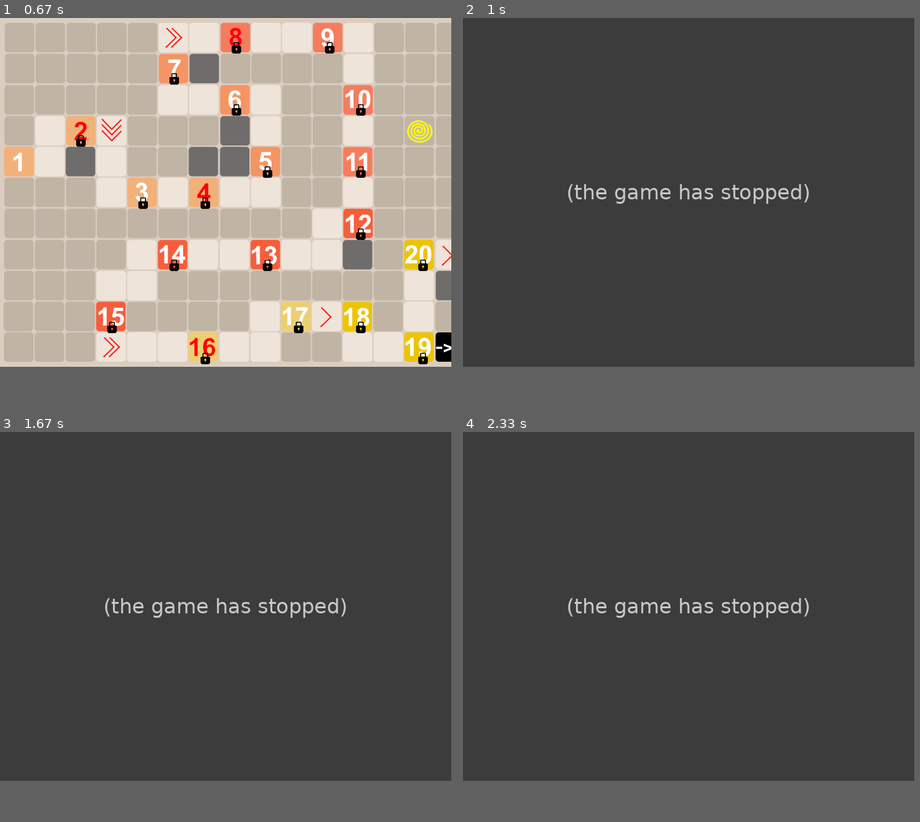
Above: before the commit, frames 1-4 (two rows, left to right).
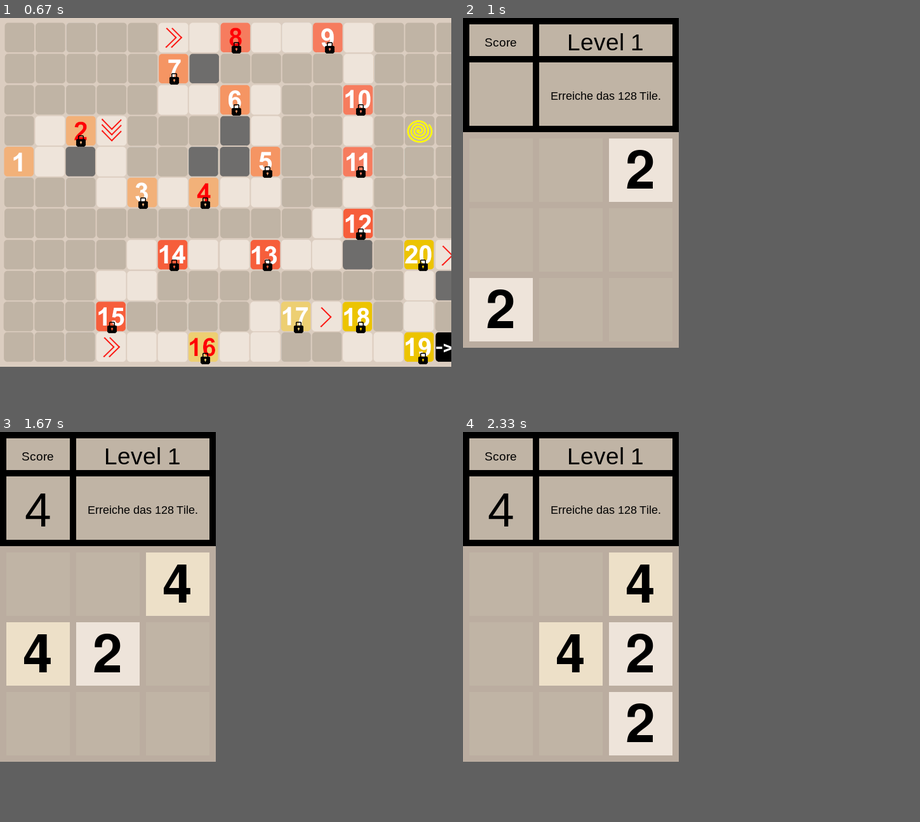
Above: after the commit, the same moments.

Repository: KapitaenKirSche/2048
Game: pygame game, started from main.py
Same seed, same stepped clock (60 frames per second), same inputs: the game is played once before the commit and once after it.
Inputs (mouse positions are in pixels of both pictures, inside the frame that each line leads up to):
- Up to frame 1 (0.67 s): tap Enter at 0.33 s
- Up to frame 2 (1 s): click (481, 162) at 0.72 s
- Up to frame 3 (1.67 s): hold Right 1-1.47 s; hold Up from 1.5 s (still down)
- Up to frame 4 (2.33 s): release Up at 1.8 s; hold Right 1.83-2.3 s
In our replay, in frame 2 the window is 711x550 before the commit and 340x520 after it. These sizes can differ from the game's own. Grey fills any space a smaller window leaves; there, only what the larger window draws over its background counts as a difference.

Frame 1 is identical in both runs. In frame 2, 40% of the frame differs, in the area x 0-76%, y 0-85%; in frame 3, 40%; in frame 4, 40%.
Error before the commit: KeyError: 0 (main.py line 96); the game stopped at 0.72 s (later frames are placeholders)

Commit message:
fixed Bug

Diff:
--- a/main.py
+++ b/main.py
@@ -92,7 +92,7 @@
   #LevelxInit
   elif "level" in cfg.status:
     if "Init" in cfg.status:
-      cfg.current_level=int(cfg.status[5])
+      cfg.current_level=int(cfg.status[5:7])
       initLevel(cfg.levels[cfg.current_level]["board"])
 
 
@@ -166,7 +166,7 @@
 
   elif cfg.status == "gameOverInit":
     if cfg.timer_set != True:
-      timer=Timer(5000)
+      timer=Timer(900)
       cfg.timer_set = True
     else:
       if timer.wait():
@@ -177,7 +177,7 @@
 
   elif cfg.status == "siegInit":
     if cfg.timer_set != True:
-      timer = Timer(5000)
+      timer = Timer(900)
       cfg.timer_set = True
     else:
       if timer.wait():
